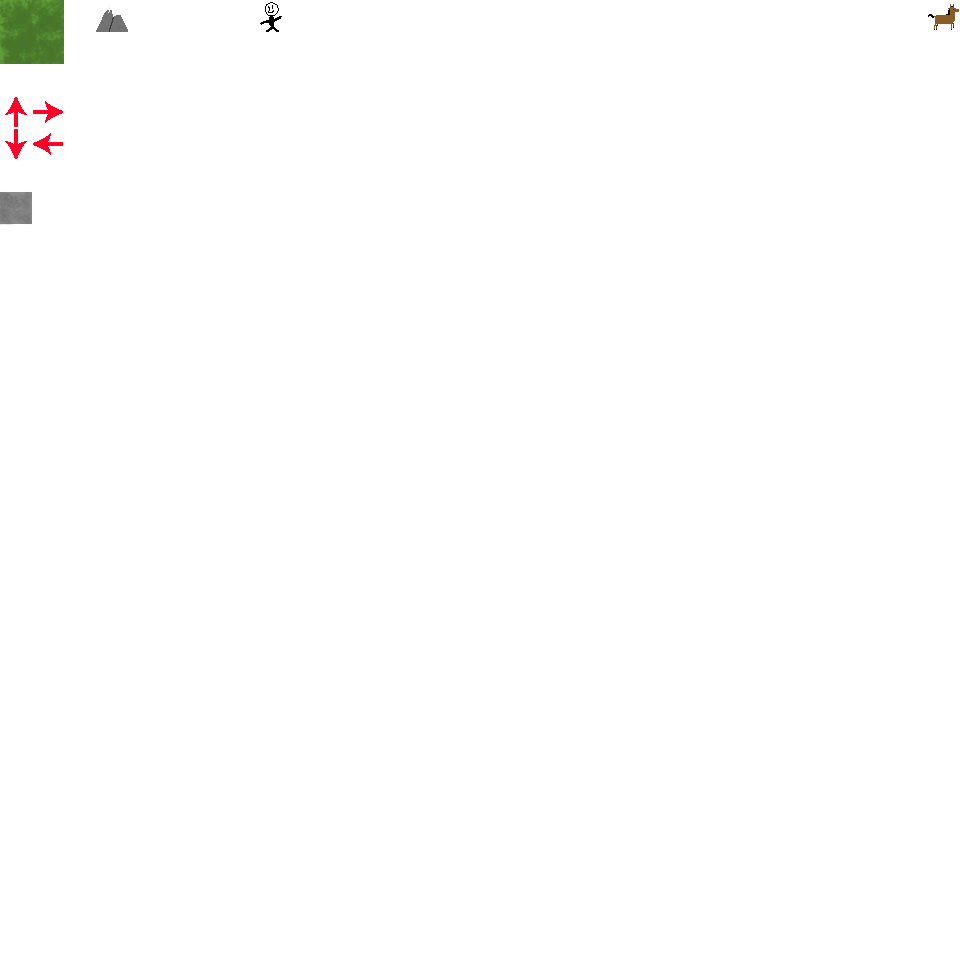
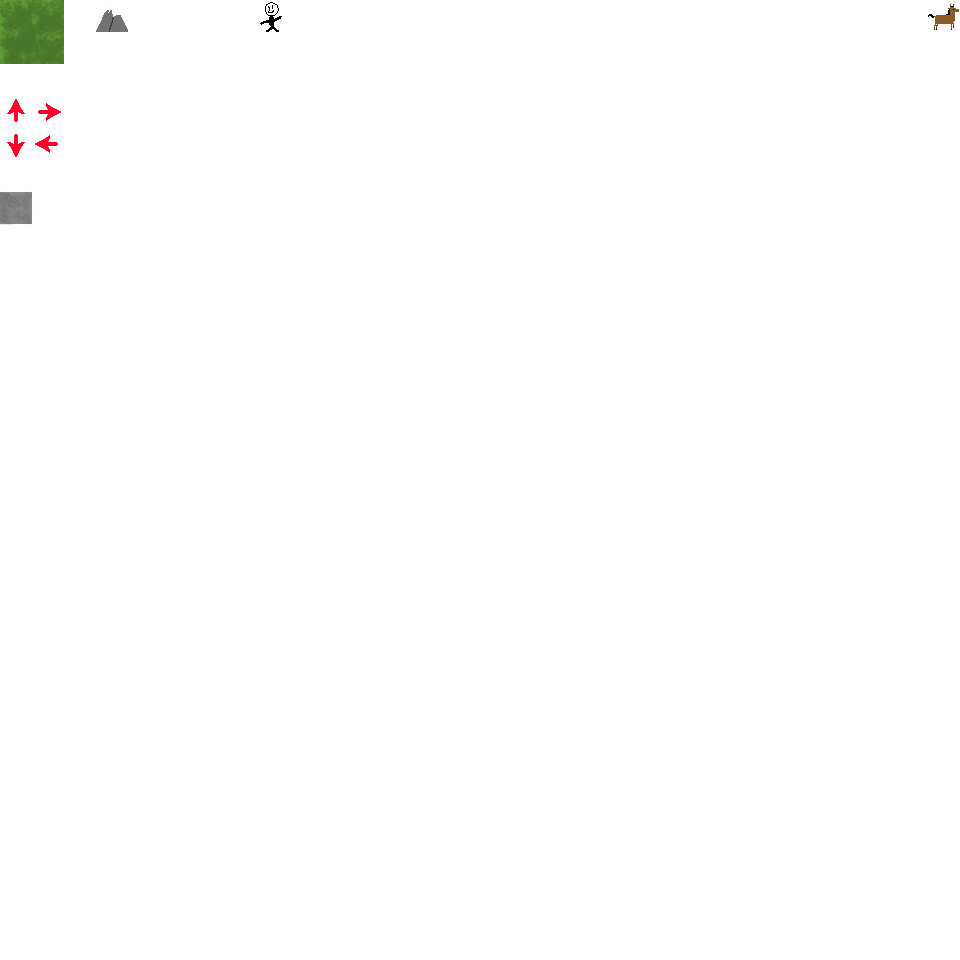
Two versions of the same layered image (960 x 960). Layer-by-layer changes:
painted on "Arrow" (1st of 4) over [5, 97, 63, 159]
painted on "Arrow" (2nd of 4) over [5, 97, 63, 159]
painted on "Arrow" (3rd of 4) over [5, 97, 63, 159]
painted on "Arrow" (4th of 4) over [5, 97, 63, 159]
